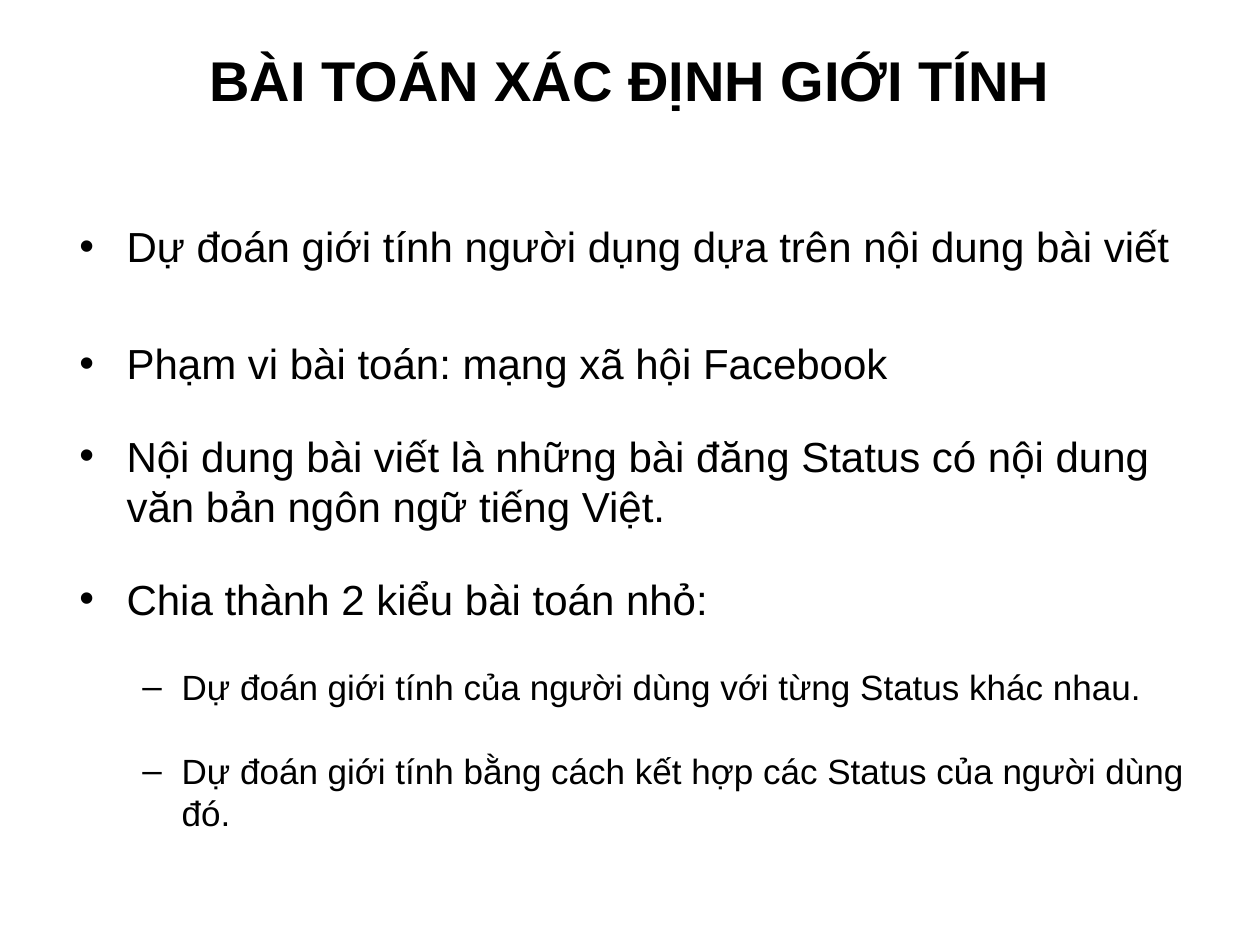
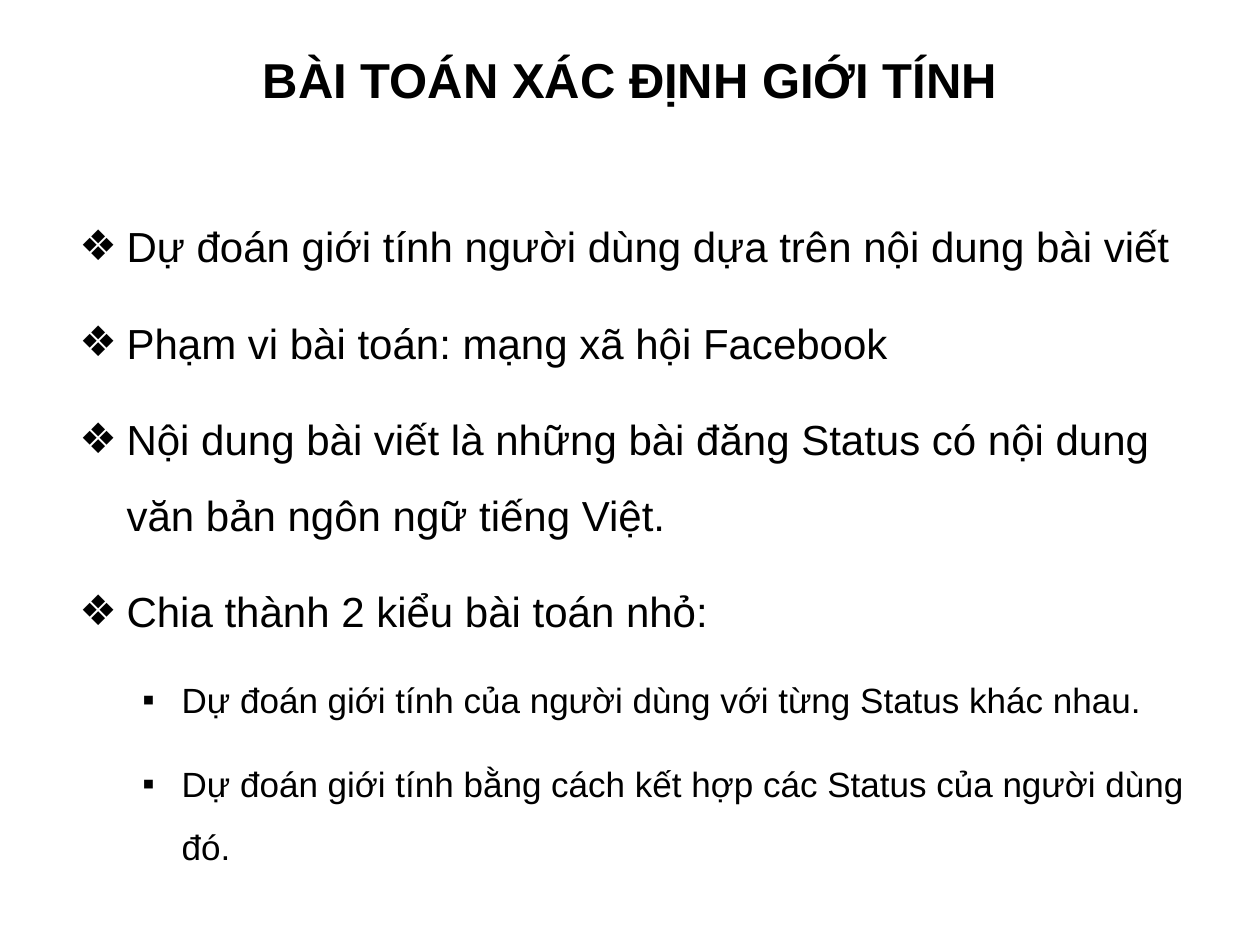
Before and after one commit to truonghaibg/thesis, a slide deck: slide 7 of tchai/Slide_LuanVan_TruongCongHai.ppt. Drawn at 1260x945 pixels with LibreOffice and Linux fonts; fonts in the diff are those of the drawing; background and template pictures are left out. Boxes give left, top, right and bottom in pixels: in the first picture for what was removed or moved away, otherwise in the second. Text is boxed around its words. In the diff, an @@ line names an element or a change of style, - is before the commit and + after.

```diff
--- a/tchai/Slide_LuanVan_TruongCongHai.ppt
+++ b/tchai/Slide_LuanVan_TruongCongHai.ppt
@@ title "BÀI TOÁN XÁC ĐỊNH GIỚI ..." at [263,59,997,107]: size 32 to 28 pt @@
@@ text at [127,229,1169,270]: text changed @@
-• Dự đoán giới tính người dụng dựa trên nội dung bài viết
+❖ Dự đoán giới tính người dùng dựa trên nội dung bài viết
@@ text at [127,328,1183,861]: bullet • to ❖; less space between paragraphs; line spacing 1 to 1.5; bullet – to ▪ @@
```
Also in this commit, not shown: 14 other slides changed, 7 slides added, 5 slides removed.
